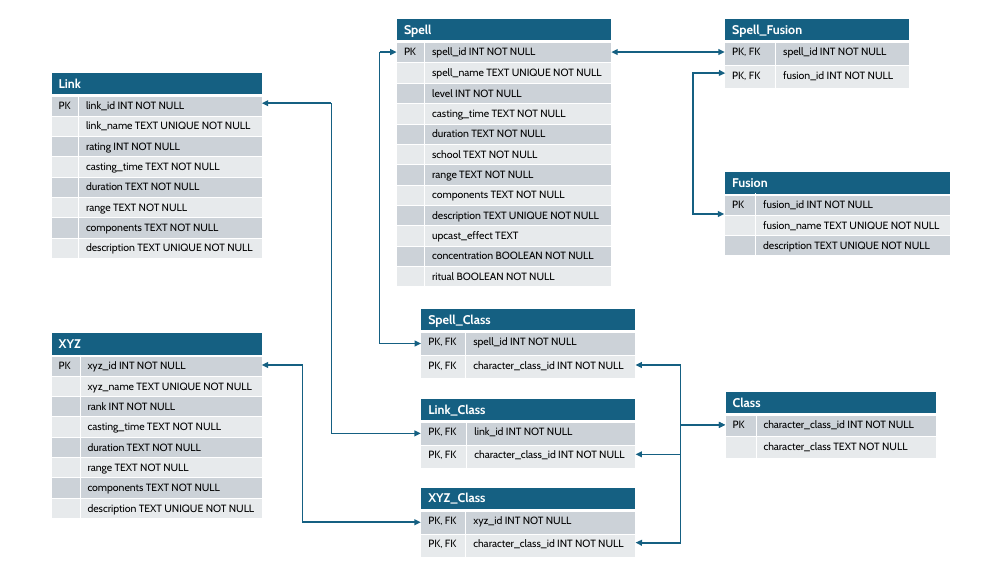
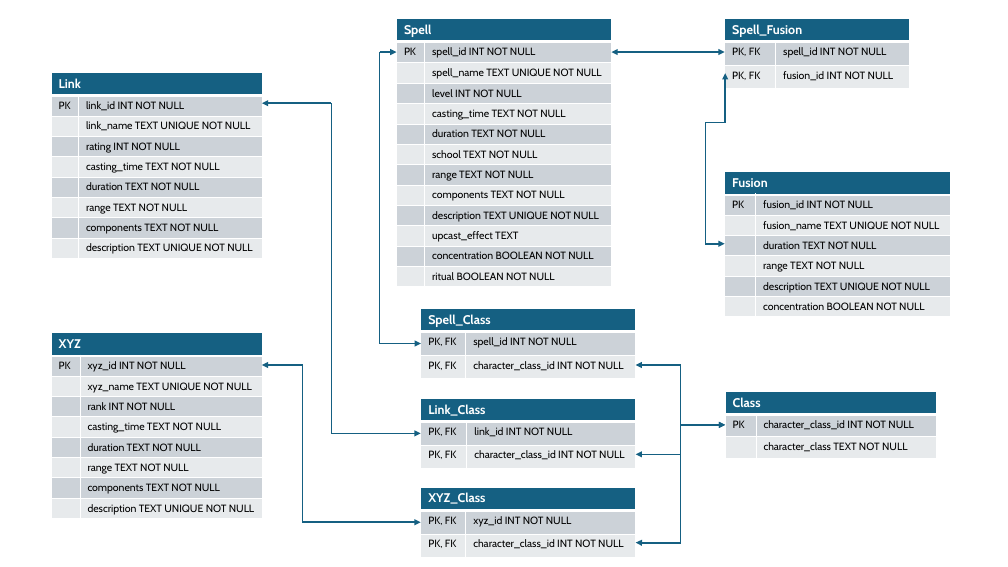
Before and after one commit to EbbyRaymundo/5e-spell-combo-tool, a slide deck: slide 1 of images/Spell database diagram.pptx. Drawn at 1008x567 pixels with LibreOffice and Linux fonts; fonts in the diff are those of the drawing. Boxes give left, top, right and bottom in pixels: in the first picture for what was removed or moved away, otherwise in the second. Text is boxed around its words. In the diff, an @@ line names an element or a change of style, - is before the commit and + after.

Commit message:
Update ERD and Fusion table creation.
Added duration, range, and concentration data members to Fusions.

```diff
--- a/images/Spell database diagram.pptx
+++ b/images/Spell database diagram.pptx
@@ elbow double arrow moved from (725, 73) - (724, 214) to (725, 73) - (725, 243) @@
@@ table at (725, 172, 951, 315) @@
+row 4:  | duration TEXT NOT NULL
+row 5:  | range TEXT NOT NULL
+row 7:  | concentration BOOLEAN NOT NULL
```
Also in this commit, not shown: 3 other files.
